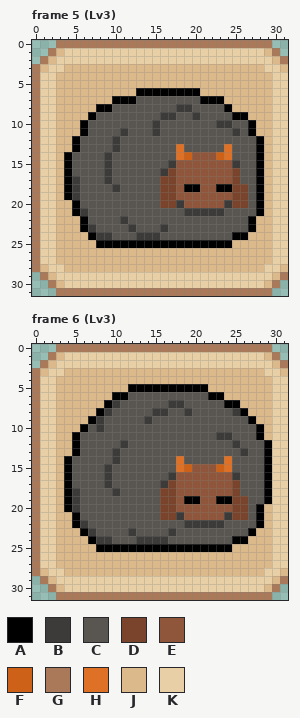
Pixel-art file -- Aseprite/Sheep.aseprite. That is the earlier state.
32x32 pixels, 6 frames. Shown: frame 5 (Lv3), frame 6 (Lv3). The commit also changed other frames, which this record leaves out.
Visible layers, top first: "Sheep", "Button_Down", "Button_Up".
Palette (. is transparent): A #000000  B #3c3b39  C #595652  D #79442b  E #8f563b  F #cc6117  G #aa7959  H #df7126  J #dcb98a  K #e8cfa6
Pixels before, frame 5 (Lv3), first column x 0:
 0 ...GGGGGGGGGGGGGGGGGGGGGGGGGGG..
 1 ..GJKKKKKKKKKKKKKKKKKKKKKKKKKJG.
 2 .GJKKKKKKKKKKKKKKKKKKKKKKKKKKKJG
 3 GJKKJJJJJJJJJJJJJJJJJJJJJJJJJKKJ
 4 GKKJJJJJJJJJJJJJJJJJJJJJJJJJJJKK
 5 GKKJJJJJJJJJJJJJJJJJJJJJJJJJJJKK
 6 GKKJJJJJJJJJJAAAAAAAAJJJJJJJJJKK
 7 GKKJJJJJJJAAACCCCCCCCAAAJJJJJJKK
 8 GKKJJJJJAACCCCCCCCBBCCCCAJJJJJKK
 9 GKKJJJJACCCCCCCCBBCCBCCCCAAJJJKK
10 GKKJJJACCCCCCCCBCCCCCCCBBCCAJJKK
11 GKKJJJACCCCBCCCBCCCCCCCCCBCAJJKK
12 GKKJJACCCCBCCCCCCCCCCCCCCCCCAJKK
13 GKKJJACCCCBCCCCCCCHCCCCCHCCCAJKK
14 GKKJACCCCBCCCCCCCCHFEEEFHCCCAJKK
15 GKKJACCCCBCCCCCCCBEEEEEEEBCCAJKK
16 GKKJACCCCBCCCCCCBDEEEEEEEDCCAJKK
17 GKKJABCCCBCCCCCCDDEEEEEEEDCCAJKK
18 GKKJABCCCCBCCCCCDDEAAEEAADDCAJKK
19 GKKJABCCCCCCCCCCDDEEEEEEEDDCAJKK
20 GKKJJACCCCCCCCCCDDBEEEEEBDDCAJKK
21 GKKJJABCCCCCCCCCCCCBBBBBCCCCAJKK
22 GKKJJJACCCCBCCCCCCCCCCCCCCCAJJKK
23 GKKJJJABCCCCBCCCBCCCCCCCCCCAJJKK
24 GKKJJJJABBCCCBBBCCCCCCCCCAAJJJKK
25 GKKJJJJJAAAAAAAAAAAAAAAAAJJJJJKK
26 GKKJJJJJJJJJJJJJJJJJJJJJJJJJJJKK
27 GKKJJJJJJJJJJJJJJJJJJJJJJJJJJJKK
28 GJKKJJJJJJJJJJJJJJJJJJJJJJJJJKKJ
29 .GJKKKKKKKKKKKKKKKKKKKKKKKKKKKJG
30 ..GJKKKKKKKKKKKKKKKKKKKKKKKKKJG.
31 ...GGGGGGGGGGGGGGGGGGGGGGGGGGG..
Pixels before, frame 6 (Lv3), first column x 0:
 0 ...GGGGGGGGGGGGGGGGGGGGGGGGGGG..
 1 ..GJKKKKKKKKKKKKKKKKKKKKKKKKKJG.
 2 .GJKKKKKKKKKKKKKKKKKKKKKKKKKKKJG
 3 GJKKJJJJJJJJJJJJJJJJJJJJJJJJJKKJ
 4 GKKJJJJJJJJJJJJJJJJJJJJJJJJJJJKK
 5 GKKJJJJJJJJJAAAAAAAAAAJJJJJJJJKK
 6 GKKJJJJJJJAACCCCCCCCCCAAJJJJJJKK
 7 GKKJJJJJJABCCCCCCBBCCCCCAAJJJJKK
 8 GKKJJJJJABCCCCCBBCCBCCCCCBAJJJKK
 9 GKKJJJJABCCCCCBCCCCCCCCCCCCAJJKK
10 GKKJJJACBCCCCCCCCCCCCCCCCCCCAJKK
11 GKKJJACCCCCCCCCCCCCCCCCBBCCCAJKK
12 GKKJJACCCCCBCCCCCCCCCCCCCBCCCAKK
13 GKKJJACCCCBCCCCCCCCCCCCCCCBCCAKK
14 GKKJACCCCCBCCCCCCCHCCCCCHCCCCAKK
15 GKKJACCCCBCCCCCCCCHFEEEFHCCCCAKK
16 GKKJACCCCBCCCCCCCBEEEEEEEBCCCAKK
17 GKKJACCCCBCCCCCCBDEEEEEEEDCCCAKK
18 GKKJABCCCCBCCCCCDDEEEEEEEDCCCAKK
19 GKKJABCCCCCCCCCCDDEAAEEAADDCCAKK
20 GKKJABCCCCCCCCCCDDEEEEEEEDDCAJKK
21 GKKJJACCCCCCCCCCDDBEEEEEBDDCAJKK
22 GKKJJABCCCCCCCCCCCCBBBBBCCCCAJKK
23 GKKJJJABCCCCBCCCCBCCCCCCCCCAJJKK
24 GKKJJJJABBCCCBBBBCCCCCCCCAAJJJKK
25 GKKJJJJJAAAAAAAAAAAAAAAAAJJJJJKK
26 GKKJJJJJJJJJJJJJJJJJJJJJJJJJJJKK
27 GKKJJJJJJJJJJJJJJJJJJJJJJJJJJJKK
28 GJKKJJJJJJJJJJJJJJJJJJJJJJJJJKKJ
29 .GJKKKKKKKKKKKKKKKKKKKKKKKKKKKJG
30 ..GJKKKKKKKKKKKKKKKKKKKKKKKKKJG.
31 ...GGGGGGGGGGGGGGGGGGGGGGGGGGG..
After:
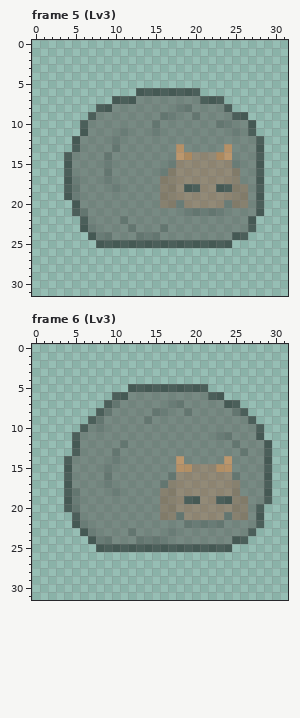
What changed:
layer "Button_Up" now hidden
layer "Button_Down" now hidden
layer "Sheep" opacity 100% -> 50%
Colour A changes from #000000 to #00000080.
Colour B changes from #3c3b39 to #3c3b3980.
Colour C changes from #595652 to #59565280.
Colour D changes from #79442b to #79442b80.
Colour E changes from #8f563b to #8f563b80.
Colour F changes from #cc6117 to #cc611780.
Colour H changes from #df7126 to #df712680.
Frame 5 (Lv3):
The author cleared colour G in row 0 at x 3 to 29; in row 1 at x 2 and 30; in row 2 at x 1 and 31; in rows 3 to 28 at x 0; in row 29 at x 1 and 31; in row 30 at x 2 and 30.
The author cleared colour G in row 31 at x 3 to 29.
The author cleared colour J in row 1 at x 3 and 29; in row 2 at x 2 and 30; in row 3 at x 1, 4 to 28 and 31; in rows 4 to 5 at x 3 to 29; in row 6 at x 3 to 12 and 21 to 29; in row 7 at x 3 to 9 and 24 to 29.
The author cleared colour J in row 8 at x 3 to 7 and 25 to 29; in row 9 at x 3 to 6 and 27 to 29; in rows 10 to 11 at x 3 to 5 and 28 to 29; in rows 12 to 13 at x 3 to 4 and 29; in rows 14 to 19 at x 3 and 29; in rows 20 to 21 at x 3 to 4 and 29.
The author cleared colour J in rows 22 to 23 at x 3 to 5 and 28 to 29; in row 24 at x 3 to 6 and 27 to 29; in row 25 at x 3 to 7 and 25 to 29; in rows 26 to 27 at x 3 to 29; in row 28 at x 1, 4 to 28 and 31; in row 29 at x 2 and 30.
The author cleared colour J in row 30 at x 3 and 29.
The author cleared colour K in row 1 at x 4 to 28; in row 2 at x 3 to 29; in row 3 at x 2 to 3 and 29 to 30; in rows 4 to 27 at x 1 to 2 and 30 to 31; in row 28 at x 2 to 3 and 29 to 30; in row 29 at x 3 to 29.
The author cleared colour K in row 30 at x 4 to 28.
Frame 6 (Lv3):
The author cleared colour G in row 0 at x 3 to 29; in row 1 at x 2 and 30; in row 2 at x 1 and 31; in rows 3 to 28 at x 0; in row 29 at x 1 and 31; in row 30 at x 2 and 30.
The author cleared colour G in row 31 at x 3 to 29.
The author cleared colour J in row 1 at x 3 and 29; in row 2 at x 2 and 30; in row 3 at x 1, 4 to 28 and 31; in row 4 at x 3 to 29; in row 5 at x 3 to 11 and 22 to 29; in row 6 at x 3 to 9 and 24 to 29.
The author cleared colour J in row 7 at x 3 to 8 and 26 to 29; in row 8 at x 3 to 7 and 27 to 29; in row 9 at x 3 to 6 and 28 to 29; in row 10 at x 3 to 5 and 29; in row 11 at x 3 to 4 and 29; in rows 12 to 13 at x 3 to 4.
The author cleared colour J in rows 14 to 19 at x 3; in row 20 at x 3 and 29; in rows 21 to 22 at x 3 to 4 and 29; in row 23 at x 3 to 5 and 28 to 29; in row 24 at x 3 to 6 and 27 to 29; in row 25 at x 3 to 7 and 25 to 29.
The author cleared colour J in rows 26 to 27 at x 3 to 29; in row 28 at x 1, 4 to 28 and 31; in row 29 at x 2 and 30; in row 30 at x 3 and 29.
The author cleared colour K in row 1 at x 4 to 28; in row 2 at x 3 to 29; in row 3 at x 2 to 3 and 29 to 30; in rows 4 to 27 at x 1 to 2 and 30 to 31; in row 28 at x 2 to 3 and 29 to 30; in row 29 at x 3 to 29.
The author cleared colour K in row 30 at x 4 to 28.
Where, in picture pixels (left, top, right, bottom), the same in both pictures:
changed: (32, 40, 288, 296)
changed: (32, 344, 288, 600)
